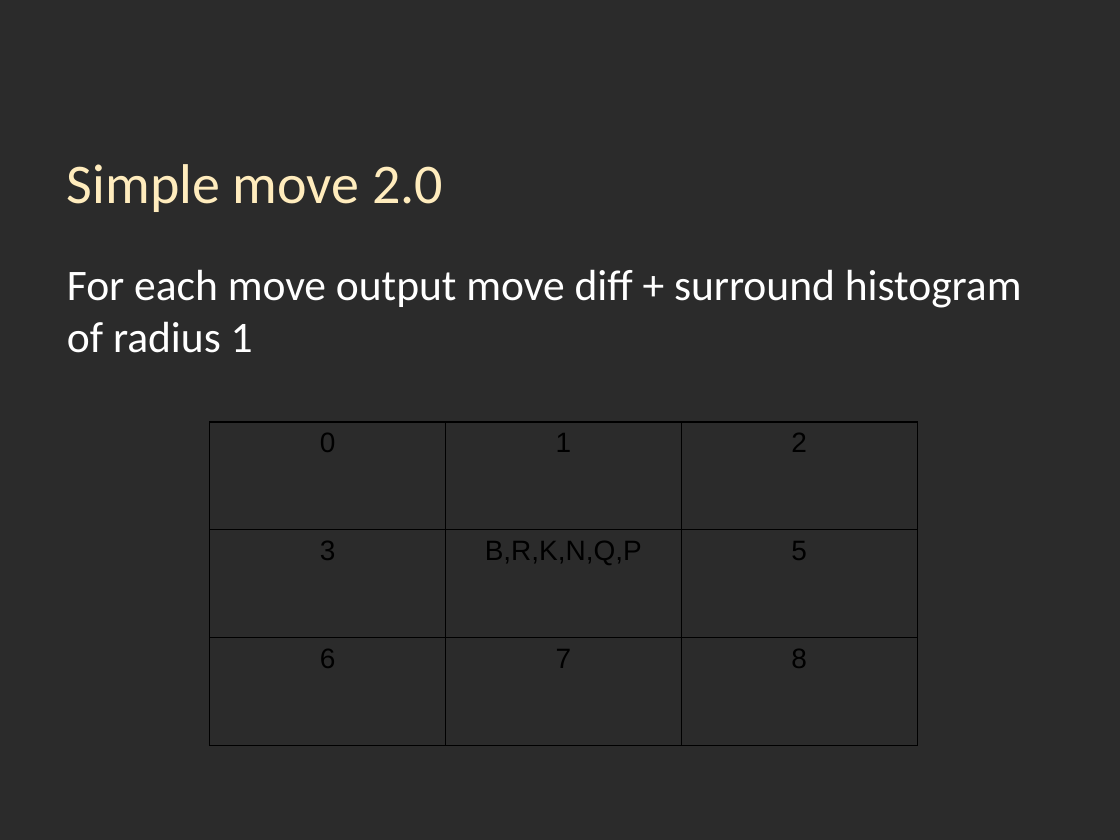
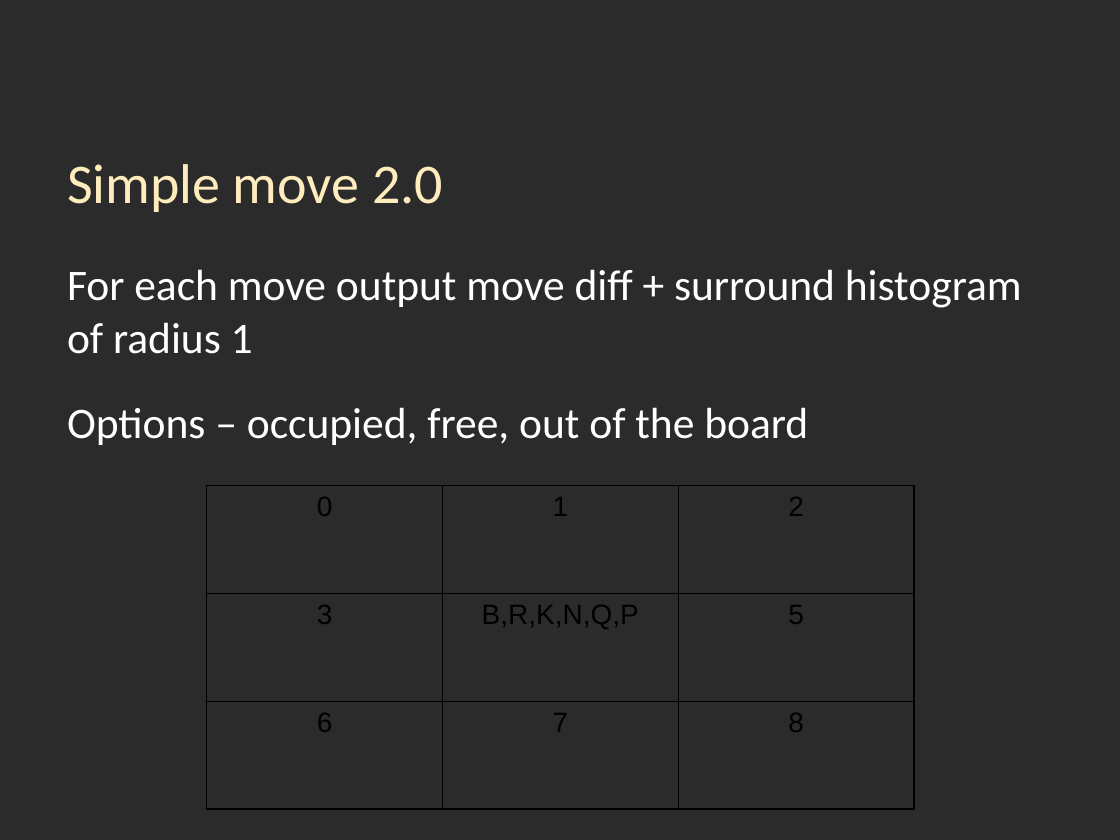
Before and after one commit to nivm/learningchess, a slide deck: slide 17 of presentation/chess_presentation.pptx (slide 16 before the commit). Drawn at 1120x840 pixels with LibreOffice and Linux fonts; fonts in the diff are those of the drawing; background and template pictures are left out; a plain dark background stands for a picture behind light text. Boxes give left, top, right and bottom in pixels: in the first picture for what was removed or moved away, otherwise in the second. Text is boxed around its words. In the diff, an @@ line names an element or a change of style, - is before the commit and + after.

```diff
--- a/presentation/chess_presentation.pptx
+++ b/presentation/chess_presentation.pptx
@@ text at (67,407,808,445): paragraph added @@
+Options – occupied, free, out of the board
@@ table: place and size @@
-table at (209,422,916,746)
+table at (207,486,914,810)
```
Also in this commit, not shown: 10 other slides changed, 11 slides added, 4 slides removed.
